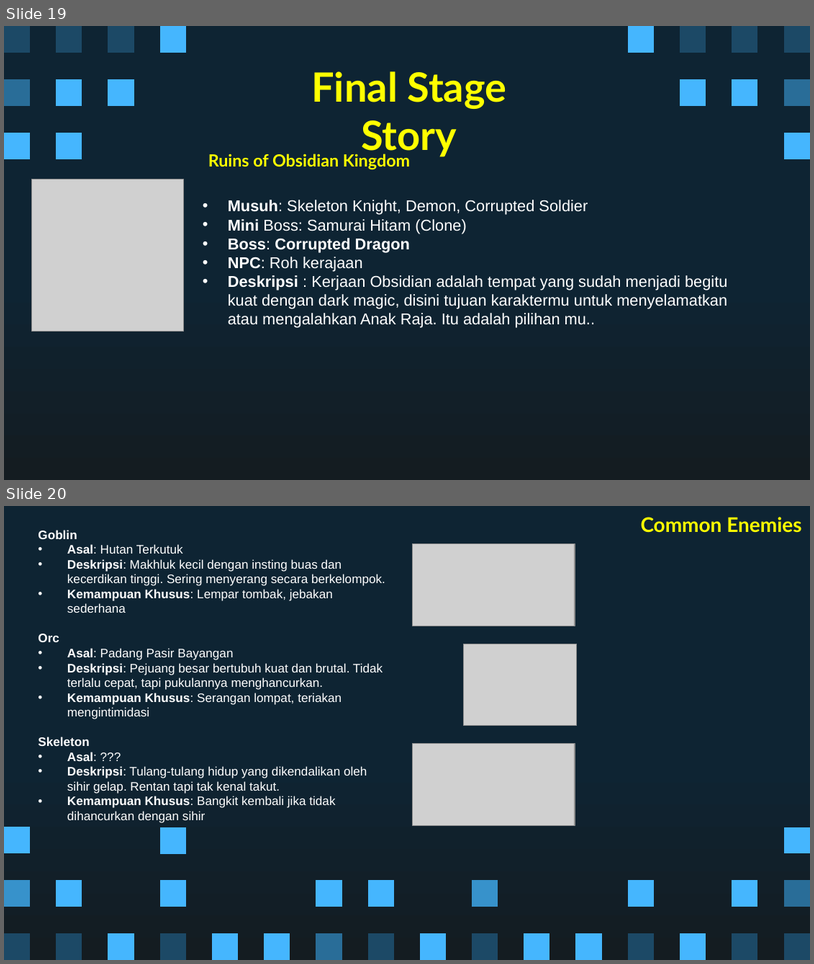
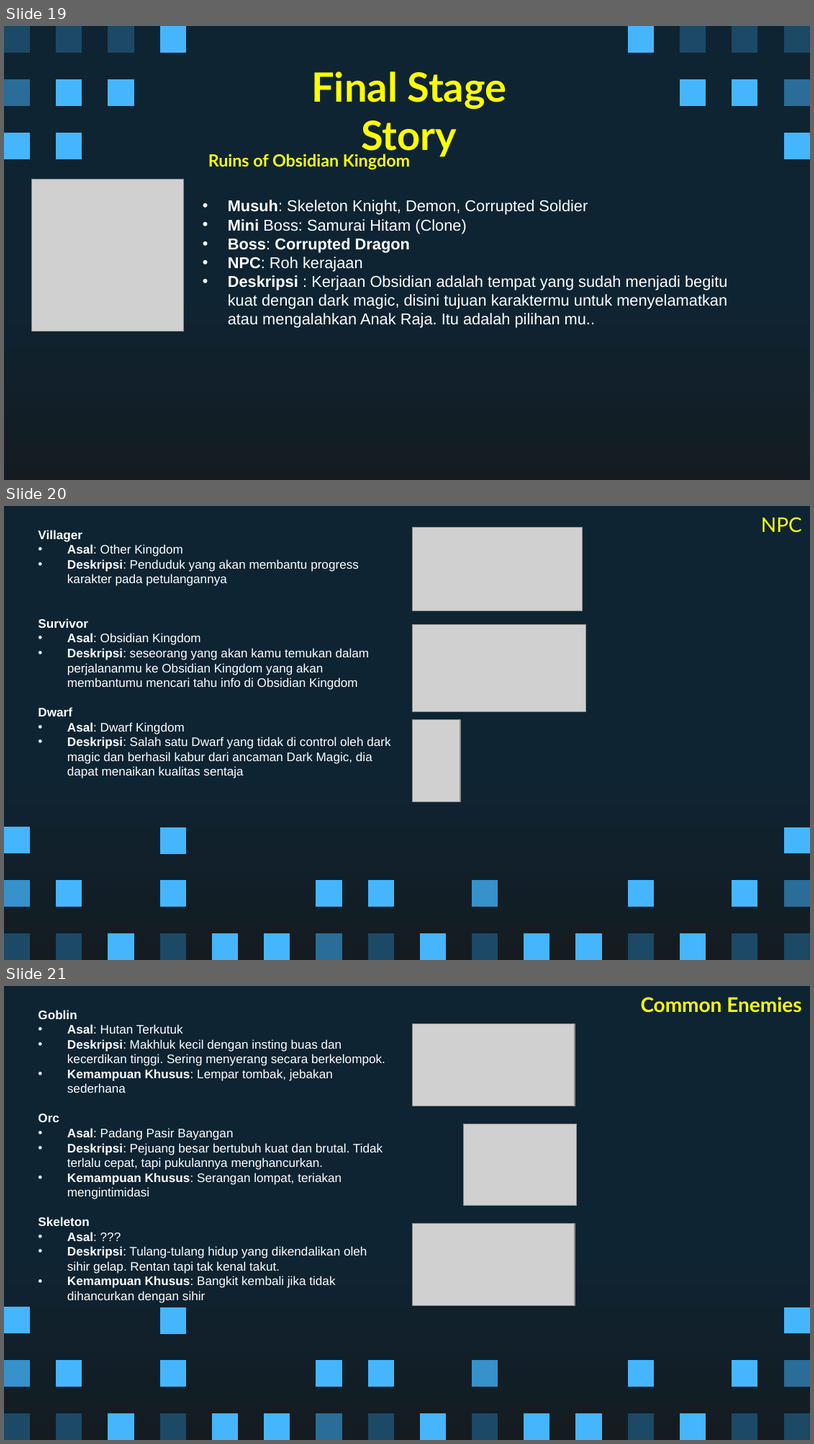
Before and after one commit to Ricardhad/gameProgProject, a slide deck: Super Pixel Vintage Gaming by Slidesgo.pptx. Shown one above the other, each under a label of ours: slides 19 and 20 before the commit, slides 19, 20 and 21 after it. The pictures are 814x964 and 814x1444 pixels, drawn with LibreOffice and Linux fonts; fonts in the diff are those of the drawing; grey boxes stand for pictures. Boxes give left, top, right and bottom in pixels: in the first picture for what was removed or moved away, otherwise in the second. Text is boxed around its words. In the diff, an @@ line names an element or a change of style, - is before the commit and + after.

```diff
--- a/Super Pixel Vintage Gaming by Slidesgo.pptx
+++ b/Super Pixel Vintage Gaming by Slidesgo.pptx
@@ slide 20 added at <box>4,506,810,960</box>, background gradient #0E2433 to #141C21; not listed: 28 template elements that a slide beside it also shows @@
@@ picture added at <box>413,527,582,611</box> @@
@@ title added at <box>761,517,802,533</box>, 18 pt, text #FFFF00 @@
+NPC
@@ subtitle added at <box>38,530,391,778</box>, 11 pt, text #FFFFFF @@
+Villager
+• Asal: Other Kingdom
+• Deskripsi: Penduduk yang akan membantu progress karakter pada petulangannya
+Survivor
+• Asal: Obsidian Kingdom
+• Deskripsi: seseorang yang akan kamu temukan dalam perjalananmu ke Obsidian Kingdom yang akan membantumu mencari tahu info di Obsidian Kingdom
+Dwarf
+• Asal: Dwarf Kingdom
+• Deskripsi: Salah satu Dwarf yang tidak di control oleh dark magic dan berhasil kabur dari ancaman Dark Magic, dia dapat menaikan kualitas sentaja
@@ picture added at <box>413,625,586,712</box> @@
@@ picture added at <box>413,720,460,801</box> @@
@@ what was slide 20 is now slide 21 @@
```
Also in this commit, not shown: 2 slides changed, 2 other files.
